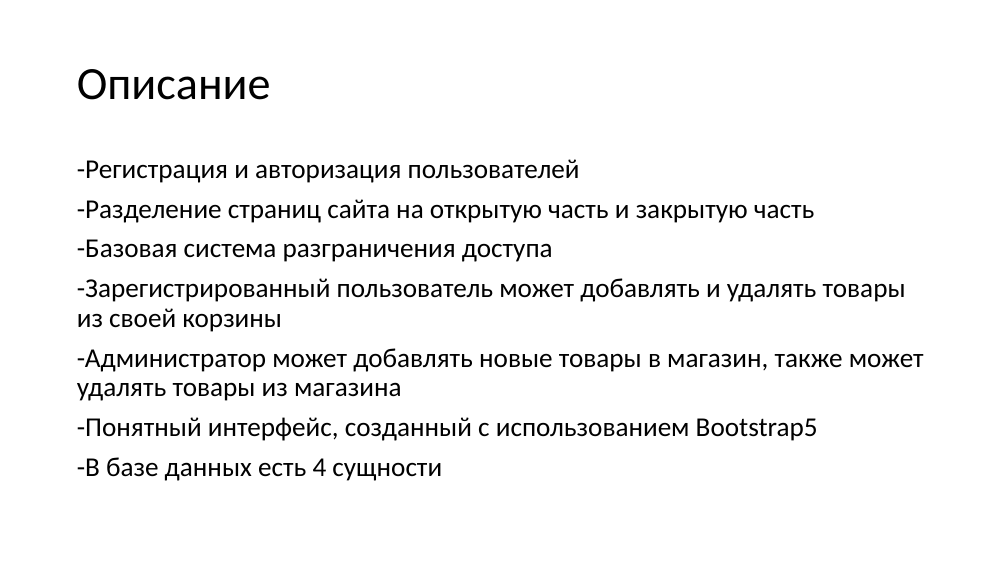
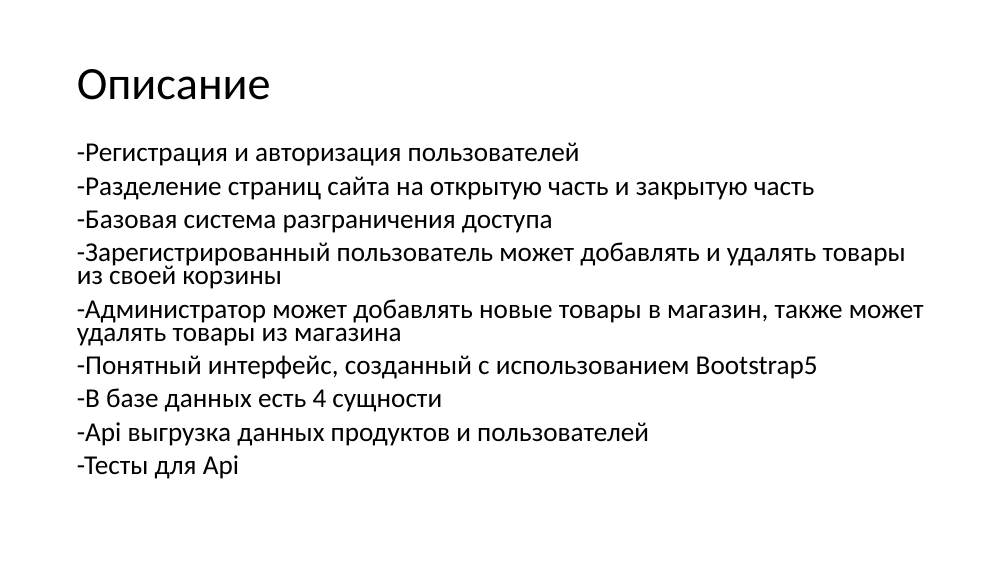
Before and after one commit to Iskevul/Flask_project, a slide deck: slide 2 of Магазин.pptx. Drawn at 1008x567 pixels with LibreOffice and Linux fonts; fonts in the diff are those of the drawing. Boxes give left, top, right and bottom in pixels: in the first picture for what was removed or moved away, otherwise in the second. Text is boxed around its words. In the diff, an @@ line names an element or a change of style, - is before the commit and + after.

```diff
--- a/Магазин.pptx
+++ b/Магазин.pptx
@@ text "-Регистрация и авторизация пользователей": place and size @@
-text "-Регистрация и авторизация пользователей" at (77, 159, 924, 481)
+text "-Регистрация и авторизация пользователей" at (77, 142, 924, 479)
@@ text at (77, 142, 924, 412): line spacing 0.9 to 0.7 @@
@@ text at (77, 422, 649, 479): paragraphs added @@
+-Api выгрузка данных продуктов и пользователей
+-Тесты для Api
```
Also in this commit, not shown: 1 slide added, 1 other file.
